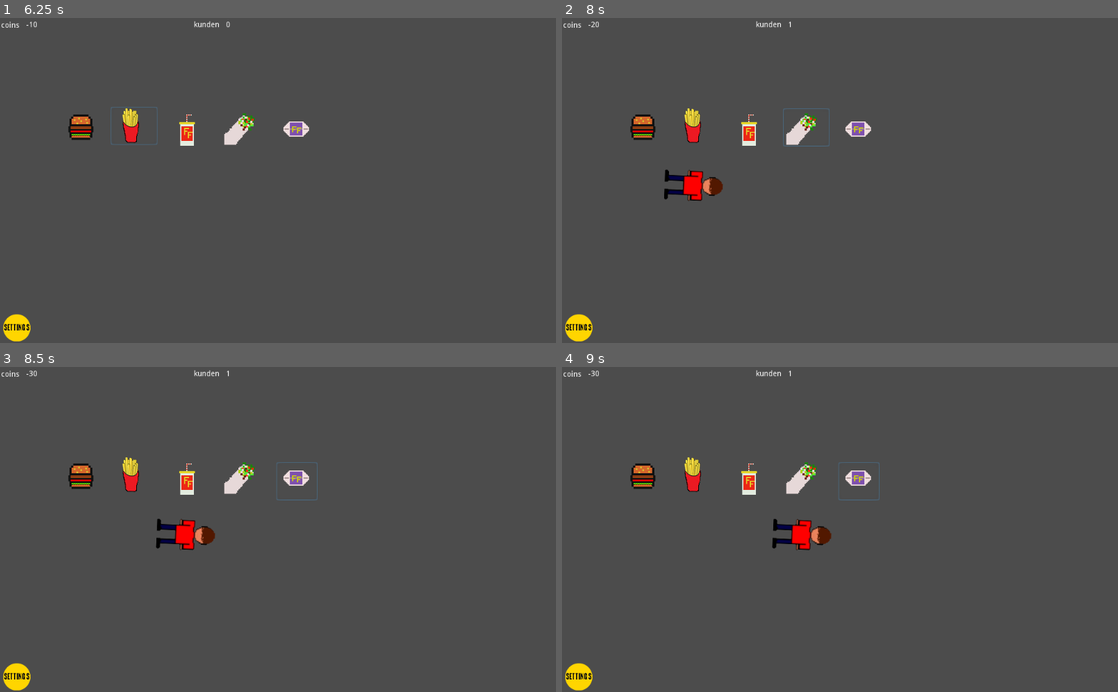
Above: before the commit, frames 1-4 (two rows, left to right).
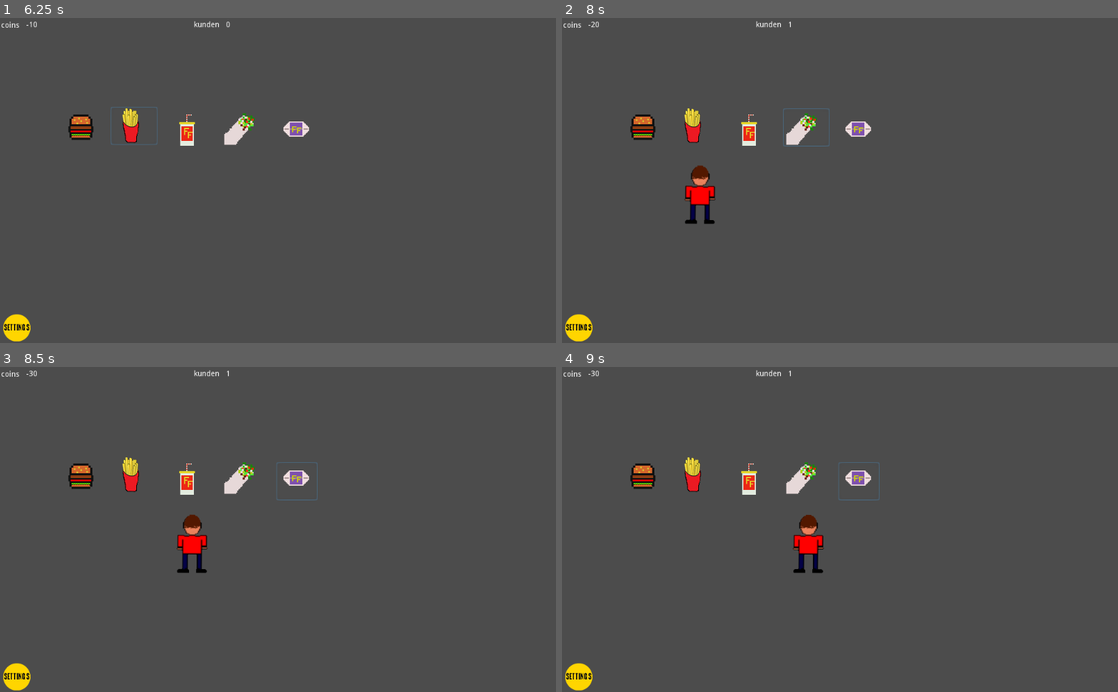
Above: after the commit, the same moments.

Repository: C4reless/Fast-Food-simulator
Game: Godot game, scene res://Start szene.tscn
Same seed, same stepped clock (60 frames per second), same inputs: the game is played once before the commit and once after it. The engine's default icon, where the game draws it, is replaced by a stand-in: a white triangle on a blue panel in a dark square.
Inputs (mouse positions are in pixels of both pictures, inside the frame that each line leads up to):
- Up to frame 1 (6.25 s): click (144, 122) at 0.5 s; click (94, 118) at 1.25 s; click (278, 320) at 2 s; click (189, 128) at 2.75 s; click (16, 326) at 3.5 s; click (61, 294) at 4.25 s; click (83, 128) at 5 s; click (133, 125) at 5.75 s
- Up to frame 2 (8 s): click (806, 128) at 6.5 s; hold Right (ui_right) from 7.28 s (still down)
- Up to frame 3 (8.5 s): release Right (ui_right) at 8 s; click (294, 480) at 8 s
- Up to frame 4 (9 s): hold Down (ui_down) from 8.78 s (still down)

Frame 1 is identical in both runs. In frame 2, 0.8% of the frame differs, in the area x 18-29%, y 45-64%; in frame 3, 0.8%; in frame 4, 0.8%.

Commit message:
spiel funktioniert

Diff:
--- a/einstellungen2.tscn
+++ b/einstellungen2.tscn
@@ -4,7 +4,7 @@
 [ext_resource path="res://Pics/tonzeichen groß.png" type="Texture" id=2]
 [ext_resource path="res://Pics/back button.png" type="Texture" id=3]
 
-[node name="Node2D" index="0" instance=ExtResource( 1 )]
+[node name="Node2D" instance=ExtResource( 1 )]
 
 [node name="Ton" parent="einstellungen-screenxdlol" index="1"]
 
--- a/restaurant.tscn
+++ b/restaurant.tscn
@@ -9,7 +9,7 @@
 [ext_resource path="res://Pics/der rote typ.png" type="Texture" id=7]
 [ext_resource path="res://Pics/EINSTELLUNGEN BUTTON.png" type="Texture" id=8]
 
-[node name="Node2D" instance=ExtResource( 1 )]
+[node name="Node2D" index="0" instance=ExtResource( 1 )]
 
 [node name="Button" parent="." index="0"]
 
@@ -58,6 +58,10 @@
 icon = ExtResource( 6 )
 flat = true
 
+[node name="PathFollow2D" parent="Path2D" index="0"]
+
+rotate = false
+
 [node name="Sprite" parent="Path2D/PathFollow2D" index="0"]
 
 position = Vector2( -11.6461, -0.865845 )
Not shown, added: Pics/lol.png.import
Not shown, added: Pics/vincent für dich lol.jpg.import
